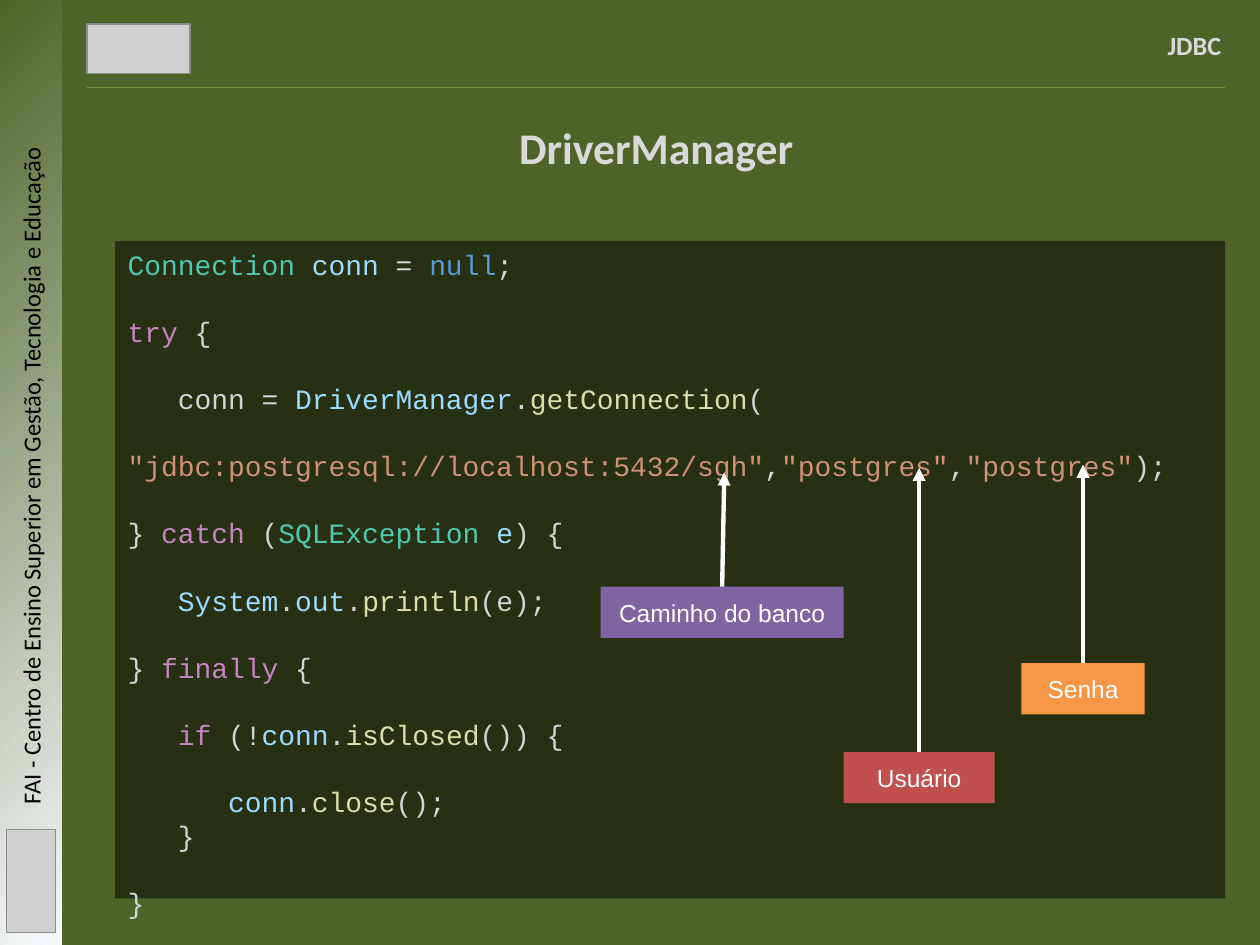
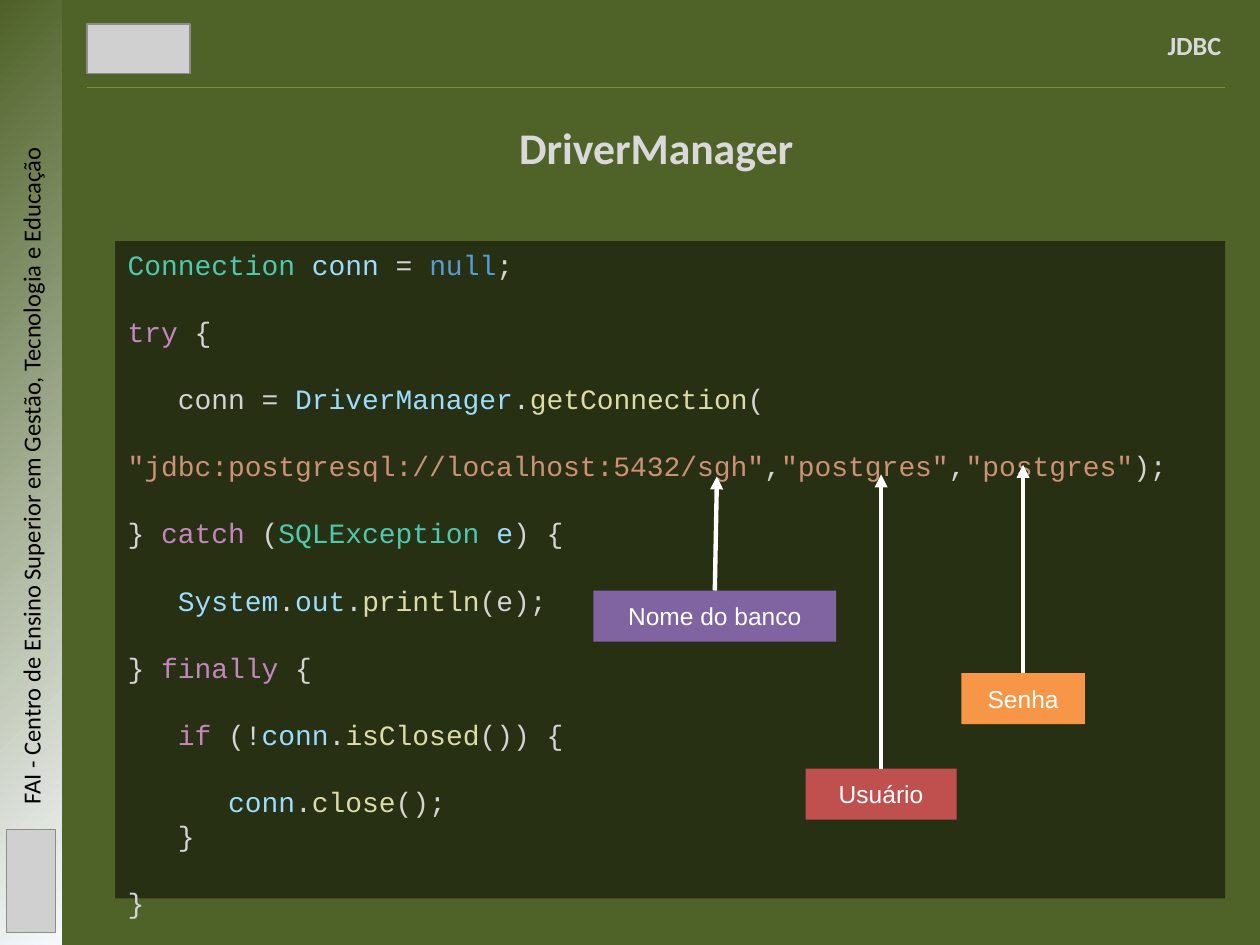
Before and after one commit to mbernardesp/lab-dev-software-sgh, a slide deck: slide 6 of slides/jdbc.pptx. Drawn at 1260x945 pixels with LibreOffice and Linux fonts; fonts in the diff are those of the drawing; grey boxes stand for pictures. Boxes give left, top, right and bottom in pixels: in the first picture for what was removed or moved away, otherwise in the second. Text is boxed around its words. In the diff, an @@ line names an element or a change of style, - is before the commit and + after.

```diff
--- a/slides/jdbc.pptx
+++ b/slides/jdbc.pptx
@@ arrow moved from (722, 587) - (724, 472) to (714, 591) - (717, 476) @@
@@ arrow moved from (920, 752) - (920, 467) to (881, 769) - (881, 474) @@
@@ arrow moved from (1084, 663) - (1084, 465) to (1023, 673) - (1023, 465) @@
@@ rectangle "Nome do banco" moved from (x1=601, y1=587, x2=844, y2=639) to (x1=593, y1=591, x2=837, y2=643) @@
@@ text in rectangle at (x1=628, y1=607, x2=801, y2=625): text changed @@
-Caminho do banco
+Nome do banco
@@ rectangle "Senha" moved from (x1=1022, y1=663, x2=1145, y2=714) to (x1=961, y1=673, x2=1085, y2=724) @@
@@ rectangle "Usuário" moved from (x1=844, y1=752, x2=995, y2=804) to (x1=805, y1=769, x2=956, y2=820) @@
```
Also in this commit, not shown: 2 other slides changed.
